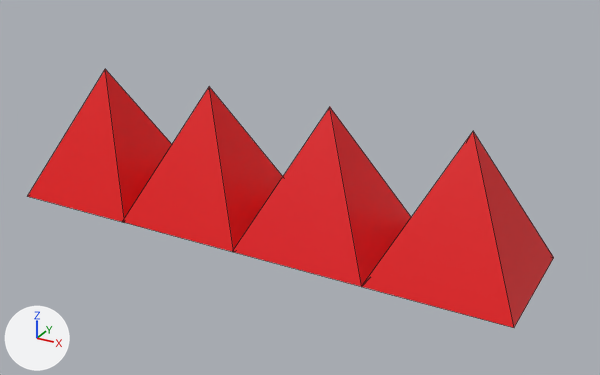
One commit to the Blender file Assets/Prefabs/SpikesDer.blend: the scene before it, then after it.
One viewpoint serves both versions: a camera (50 mm lens) standing at (5.88, -9.61, 4.52) and looking at (0.55, 0.09, -0.33). The axes (+X, +Y, +Z) are drawn at lower left. The lights are the same throughout. Mesh edges are drawn as thin lines.

The scene before the commit, as lines of its bpy script (objects in view):
```python
me_cube_002 = bpy.data.meshes.new('Cube.002')
me_cube_002.from_pydata(...)  # 8 vertices, 6 faces; spans x -1.0..1.0, y -1.0..1.0, z -1.0..1.0
me_cube_002.materials.append(mat_material_002)  # red #e7000e
me_cube_003 = bpy.data.meshes.new('Cube.003')
me_cube_003.from_pydata(...)  # 8 vertices, 6 faces; spans x -1.0..1.0, y -1.0..1.0, z -1.0..1.0
me_cube_003.materials.append(mat_material_001)  # red #e70009
me_cube_004 = bpy.data.meshes.new('Cube.004')
me_cube_004.from_pydata(...)  # 8 vertices, 6 faces; spans x -1.0..1.0, y -1.0..1.0, z -1.0..1.0
me_cube_004.materials.append(mat_material_004)  # red #e70007
me_cube_005 = bpy.data.meshes.new('Cube.005')
me_cube_005.from_pydata(...)  # 8 vertices, 6 faces; spans x -1.0..1.0, y -1.0..1.0, z -1.0..1.0
me_cube_005.materials.append(mat_material_005)  # red #e70005
ob_cube = bpy.data.objects.new('Cube', me_cube_002)
ob_cube.location = (1.06, 0.0, 0.0)
ob_cube_001 = bpy.data.objects.new('Cube.001', me_cube_003)
ob_cube_001.location = (3.06, 0.0, 0.0)
ob_cube_002 = bpy.data.objects.new('Cube.002', me_cube_004)
ob_cube_002.location = (-0.91, 0.0, 0.0)
ob_cube_003 = bpy.data.objects.new('Cube.003', me_cube_005)
ob_cube_003.location = (-2.87, 0.0, 0.0)
```
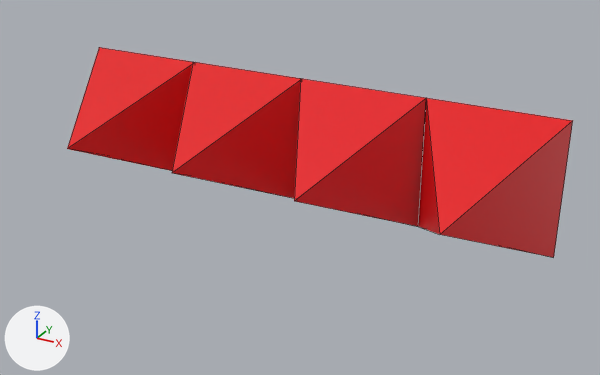
Where the change shows, as pixel boxes (x1, y1, x2, y2) in the pictures (600 x 375 px):
'Cube.003', reshaped, turned
    before: (28, 69, 172, 222)
    after: (67, 47, 573, 257)
'Cube.001', deleted (red)
    before: (362, 131, 554, 328)
'Cube', deleted (red)
    before: (233, 107, 411, 287)
'Cube.002', deleted (red)
    before: (122, 87, 283, 252)
part 1 of me_cube_005, added (red)
    after: (294, 79, 426, 226)
part 2 of me_cube_005, added (red)
    after: (418, 98, 573, 257)
part 3 of me_cube_005, added (red)
    after: (172, 62, 301, 198)

The edits, one by one:
me_cube_005 has 8 vertices, 6 faces and spans x -1.0..1.0, y -1.0..1.0, z -1.0..1.0.
me_cube_005 is used by ob_cube_003; location (-2.87, 0.0, 0.0).
me_cube_005 part 1: the loose piece of 8 vertices spanning x -1.0..1.0, y -1.0..1.0, z -1.0..1.0 is copied, and the copy is moved by (3.92, 0.0, 0.0), in mat_material_002 (red #e7000e); it spans x 2.92..4.92, y -1.0..1.0, z -1.0..1.0.
me_cube_005 part 2: the loose piece of 8 vertices spanning x -1.0..1.0, y -1.0..1.0, z -1.0..1.0 is copied, and the copy is moved by (5.92, 0.0, 0.0), in mat_material_001 (red #e70009); it spans x 4.92..6.92, y -1.0..1.0, z -1.0..1.0.
me_cube_005 part 3: the loose piece of 8 vertices spanning x -1.0..1.0, y -1.0..1.0, z -1.0..1.0 is copied, and the copy is moved by (1.95, 0.0, 0.0), in mat_material_004 (red #e70007); it spans x 0.95..2.95, y -1.0..1.0, z -1.0..1.0.
me_cube_005 now uses material mat_material_002 (red #e7000e).
me_cube_005 now uses material mat_material_001 (red #e70009).
me_cube_005 now uses material mat_material_004 (red #e70007).
Object 'Cube' (ob_cube) is deleted.
Object 'Cube.001' (ob_cube_001) is deleted.
Object 'Cube.002' (ob_cube_002) is deleted.
Object 'Cube.003' (ob_cube_003) turns from (0, 0, 0) to (90, 0, 0) degrees about x, y and z.
